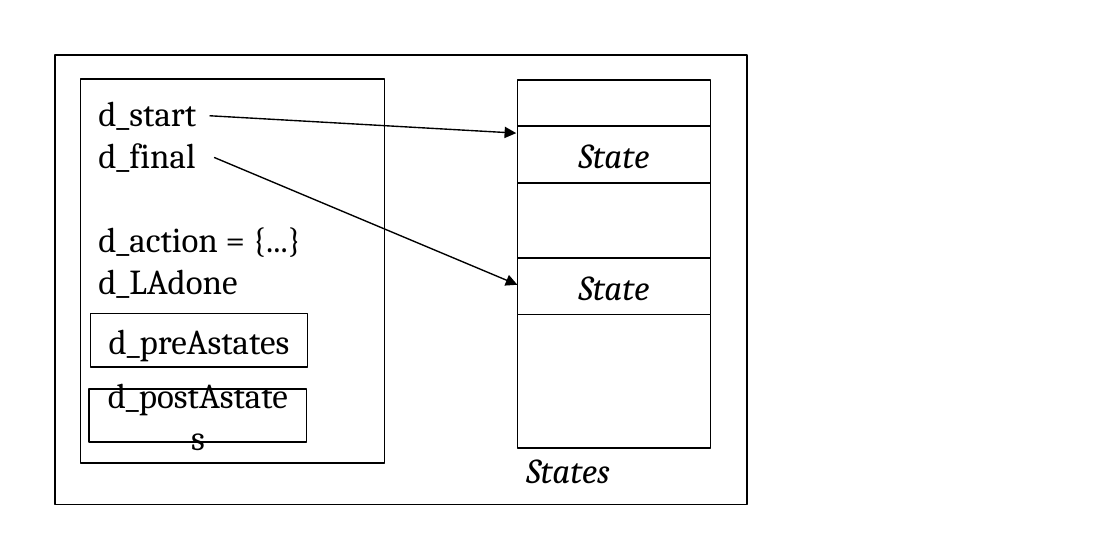
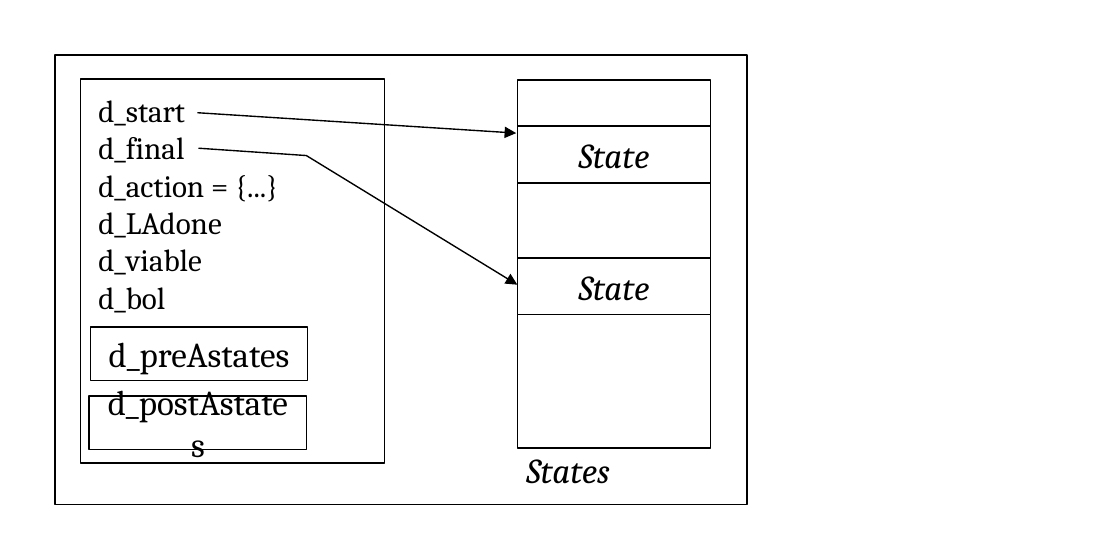
Before and after one commit to fbb-git/flexcpp, a slide deck: slide 1 of flexc++/documentation/manual/images/molds/rule.odp. Drawn at 1120x560 pixels with LibreOffice and Linux fonts; fonts in the diff are those of the drawing. Boxes give left, top, right and bottom in pixels: in the first picture for what was removed or moved away, otherwise in the second. Text is boxed around its words. In the diff, an @@ line names an element or a change of style, - is before the commit and + after.

```diff
--- a/flexc++/documentation/manual/images/molds/rule.odp
+++ b/flexc++/documentation/manual/images/molds/rule.odp
@@ text at <box>98,100,221,238</box>: size 18 to 16 pt in "d_start", "d_final", "d_action = {...}", "d_LAdone" @@
@@ arrow moved from (210, 116) - (517, 133) to (197, 113) - (517, 133) @@
@@ freeform shape added at <box>199,148,518,284</box>, outline #000000 0.71 pt @@
@@ arrow removed from (214, 157) to (518, 284) @@
@@ text at <box>98,249,202,313</box>: paragraphs added @@
+d_viable
+d_bol
@@ rectangle "d_preAstates": place and size @@
-rectangle "d_preAstates" at <box>90,314,307,367</box>
+rectangle "d_preAstates" at <box>90,328,307,381</box>
@@ rectangle "d_postAstates": place and size @@
-rectangle "d_postAstates" at <box>90,389,307,442</box>
+rectangle "d_postAstates" at <box>90,396,307,449</box>
```
Also in this commit, not shown: 22 other files.
